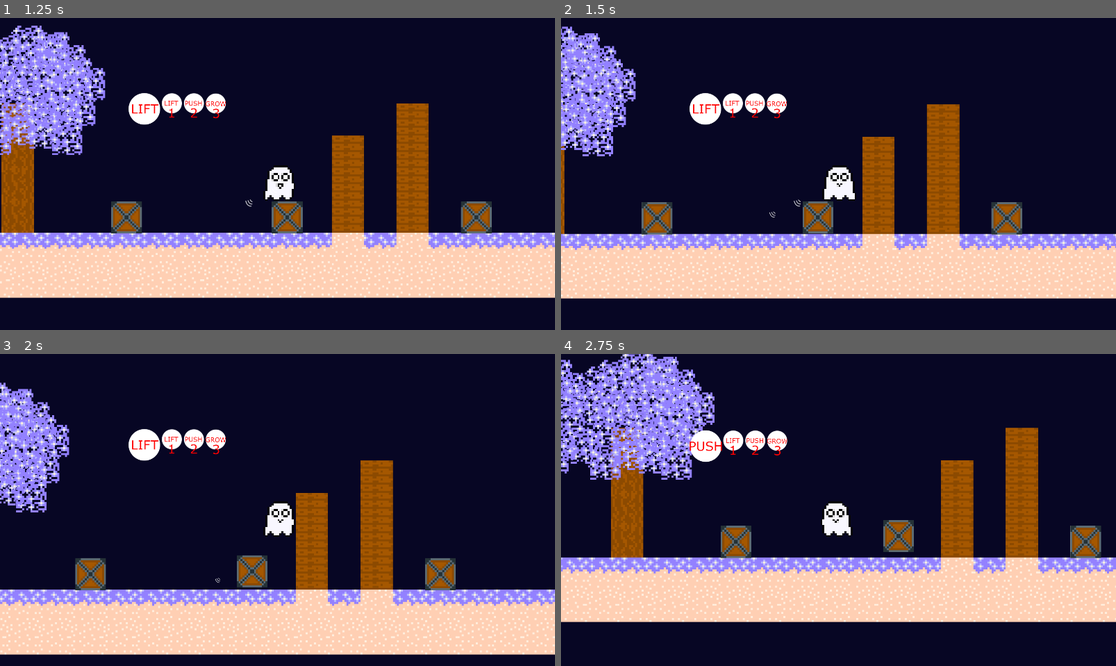
Above: before the commit, frames 1-4 (two rows, left to right).
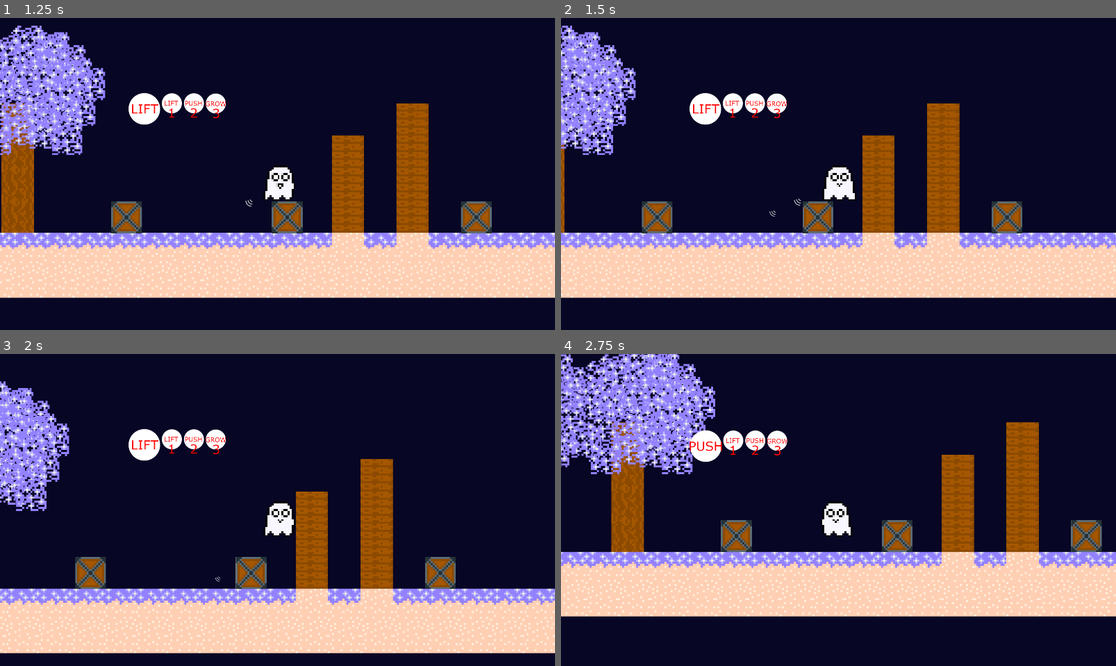
Above: after the commit, the same moments.

Repository: IonelPopJara/Game
Game: Godot game, scene res://Scenes/Level1.tscn
Two runs of this game, one before a commit and one after it. Both use one fixed random seed, a clock stepped at 60 frames per second and the inputs below. This scene is started directly instead of the project's main scene.
Inputs (mouse positions are in pixels of both pictures, inside the frame that each line leads up to):
- Up to frame 1 (1.25 s): move the mouse to (249, 236) at 0.52 s; press the mouse at (249, 236) at 0.53 s; hold D (move_right) from 0.53 s (still down); tap Space (jump) at 0.77 s
- Up to frame 2 (1.5 s): keep holding D (move_right); move the mouse to (1005, 220) at 1.27 s; release the mouse at (1005, 220) at 1.28 s; tap 1 (whisper_1) at 1.35 s
- Up to frame 3 (2 s): keep holding D (move_right); tap Space (jump) at 1.52 s
- Up to frame 4 (2.75 s): move the mouse to (672, 463) at 2.02 s; release D (move_right) at 2.03 s; hold A (move_left) from 2.03 s (still down); tap 2 (whisper_2) at 2.1 s

Frame 1 is identical in both runs. In frame 2, 6.6% of the frame differs, in the area x 0-100%, y 2-90%; in frame 3, 8.2%; in frame 4, 20%, in the area x 0-100%, y 0-86%.

Commit message:
Make block unliftable or idk

Diff:
--- a/Scenes/movable_block.gd
+++ b/Scenes/movable_block.gd
@@ -9,9 +9,13 @@
 var Slide = preload("res://Sprites/slide.wav")
 var Growth = preload("res://Sprites/box_growth.wav")
 
+var canLift = true
+
 # Called when the node enters the scene tree for the first time.
 func _ready():
-	pass
+	contact_monitor = true
+	max_contacts_reported = 2
+	canLift = true
 
 # Called every frame. 'delta' is the elapsed time since the previous frame.
 func _process(_delta):
@@ -32,6 +36,8 @@
 			growBlock()
 
 func liftBlock():
+	if !canLift:
+		return
 	# Deactivate gravity
 	gravity_scale = 0.0
 	# Apply upward velocity
@@ -53,3 +59,13 @@
 		$CollisionShape2D.scale *= 1.05
 		$AudioStreamPlayer.stream = Growth
 		$AudioStreamPlayer.play()
+
+func _on_area_2d_body_entered(body):
+	if body is CharacterBody2D:
+		canLift = false
+		print("Player is stepping on the cube")
+
+func _on_area_2d_body_exited(body):
+	if body is CharacterBody2D:
+		canLift = true
+		print("Player is no longer stepping on the cube")
--- a/Scenes/movable_block.tscn
+++ b/Scenes/movable_block.tscn
@@ -10,6 +10,9 @@
 
 [sub_resource type="RectangleShape2D" id="RectangleShape2D_27jrk"]
 size = Vector2(51.8333, 52.4167)
+
+[sub_resource type="RectangleShape2D" id="RectangleShape2D_wo365"]
+size = Vector2(178, 180)
 
 [node name="Movable Block" type="RigidBody2D"]
 physics_material_override = ExtResource("1_idx4u")
@@ -28,3 +31,11 @@
 volume_db = -10.0
 pitch_scale = 0.8
 max_polyphony = 1000
+
+[node name="Area2D" type="Area2D" parent="."]
+
+[node name="CollisionShape2D" type="CollisionShape2D" parent="Area2D"]
+shape = SubResource("RectangleShape2D_wo365")
+
+[connection signal="body_entered" from="Area2D" to="." method="_on_area_2d_body_entered"]
+[connection signal="body_exited" from="Area2D" to="." method="_on_area_2d_body_exited"]
Not shown: 1 places in Scenes/movable_block.tscn that only renumber resources
